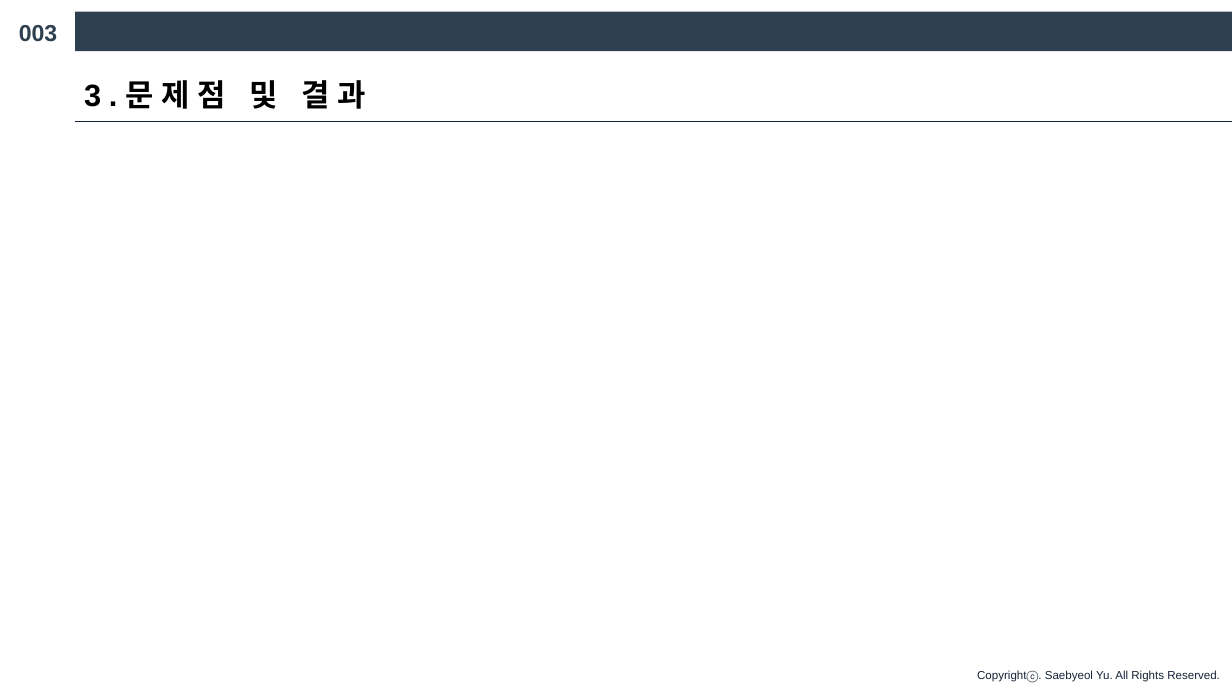
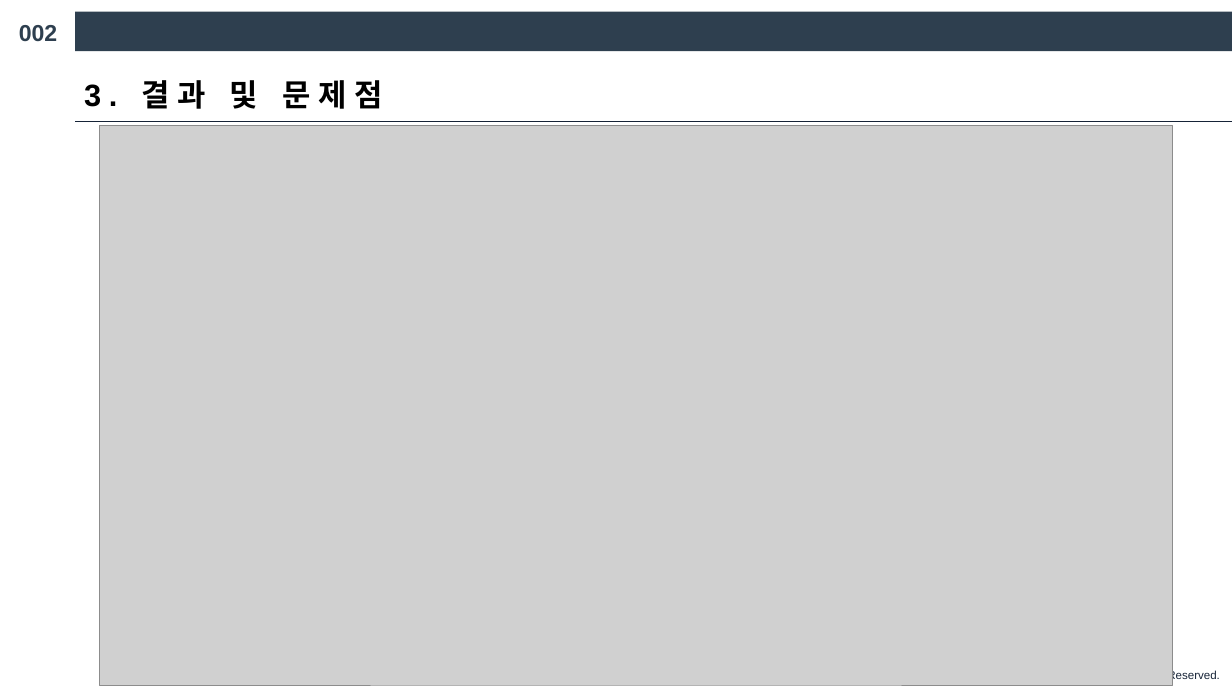
Before and after one commit to hnubigdata1/project_1, a slide deck: slide 8 of 1조.R 팀프로젝트.pptx (slide 7 before the commit). Drawn at 1232x693 pixels with LibreOffice and Linux fonts; fonts in the diff are those of the drawing; grey boxes stand for pictures. Boxes give left, top, right and bottom in pixels: in the first picture for what was removed or moved away, otherwise in the second. Text is boxed around its words. In the diff, an @@ line names an element or a change of style, - is before the commit and + after.

```diff
--- a/1조.R 팀프로젝트.pptx
+++ b/1조.R 팀프로젝트.pptx
@@ text at [19, 25, 58, 41]: text changed @@
-003
+002
@@ text at [84, 80, 382, 109]: text changed @@
-3.문제점 및 결과
+3. 결과 및 문제점
@@ picture added at [100, 126, 1173, 686] @@
```
Also in this commit, not shown: 4 other slides changed, 1 slide added.
